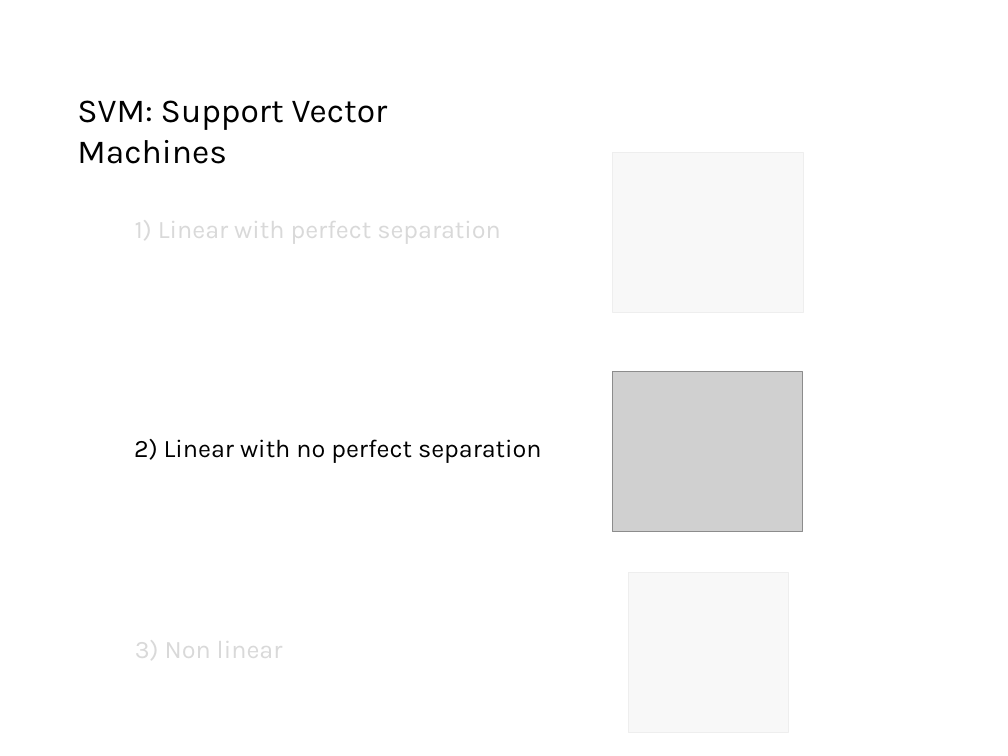
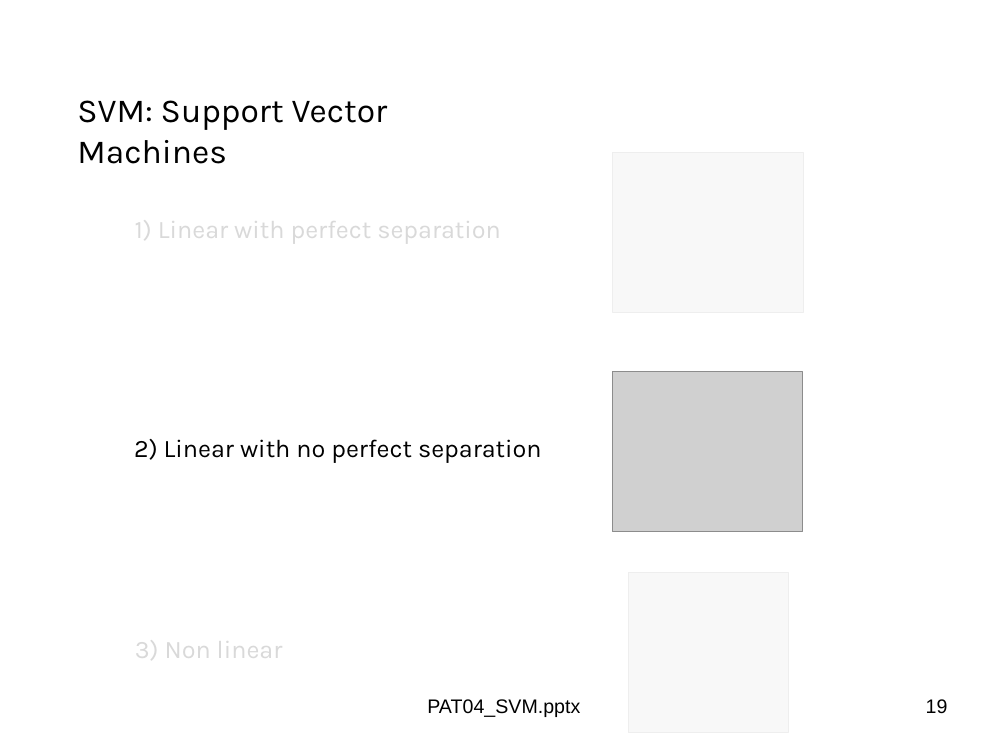
Before and after one commit to domingomery/patrones, a slide deck: slide 19 of clases/Cap04_Clasificacion/presentations/PAT04_SVM.pptx (slide 16 before the commit). Drawn at 1008x756 pixels with LibreOffice and Linux fonts; fonts in the diff are those of the drawing; grey boxes stand for pictures. Boxes give left, top, right and bottom in pixels: in the first picture for what was removed or moved away, otherwise in the second. Text is boxed around its words. In the diff, an @@ line names an element or a change of style, - is before the commit and + after.

```diff
--- a/clases/Cap04_Clasificacion/presentations/PAT04_SVM.pptx
+++ b/clases/Cap04_Clasificacion/presentations/PAT04_SVM.pptx
@@ text added at (x1=427, y1=699, x2=580, y2=717), 14 pt, text #000000 @@
+PAT04_SVM.pptx
@@ page number added at (x1=926, y1=699, x2=948, y2=714), 14 pt, text #000000 @@
+19
```
Also in this commit, not shown: 30 other slides changed, 7 slides added, 3 slides removed, 16 other files.
